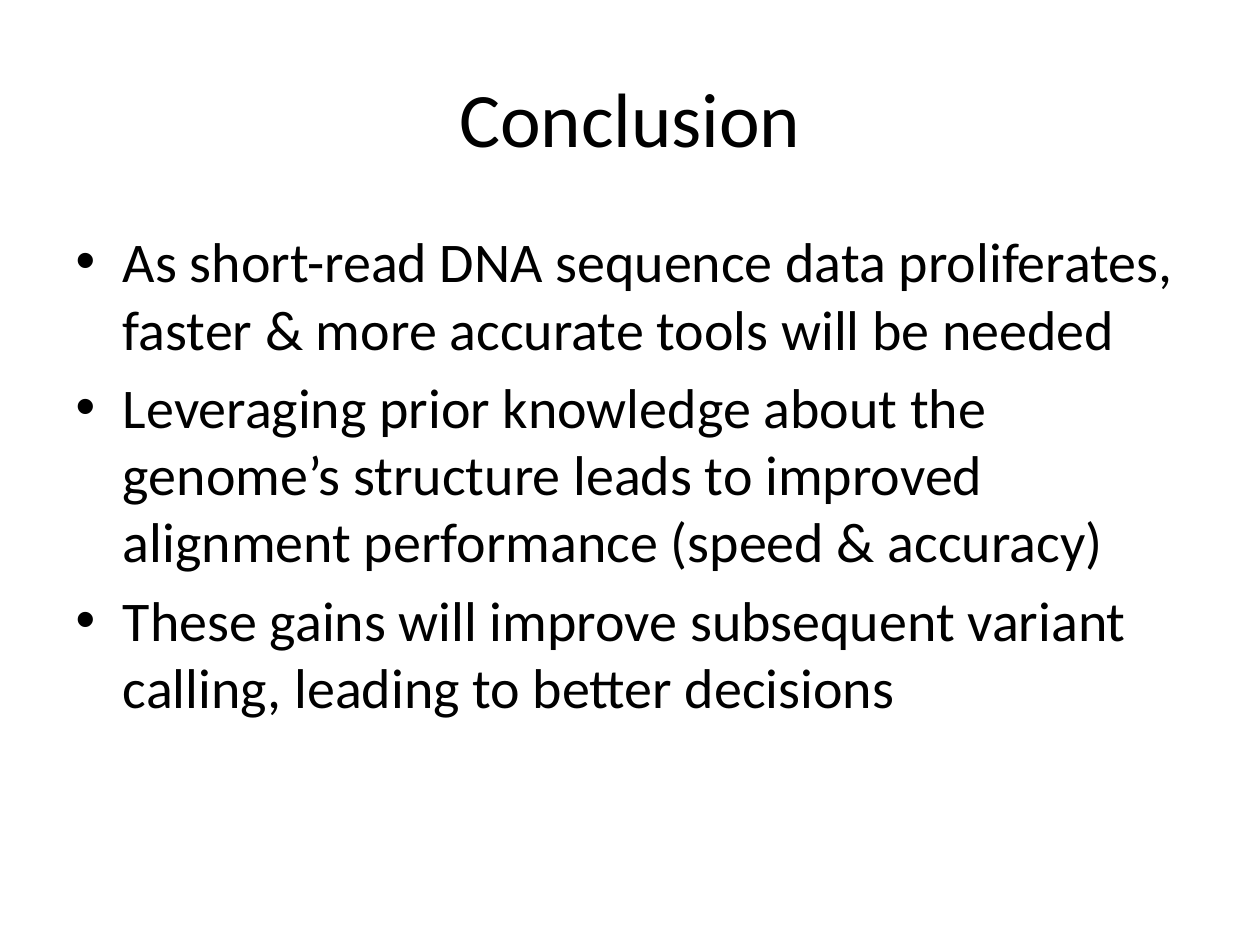
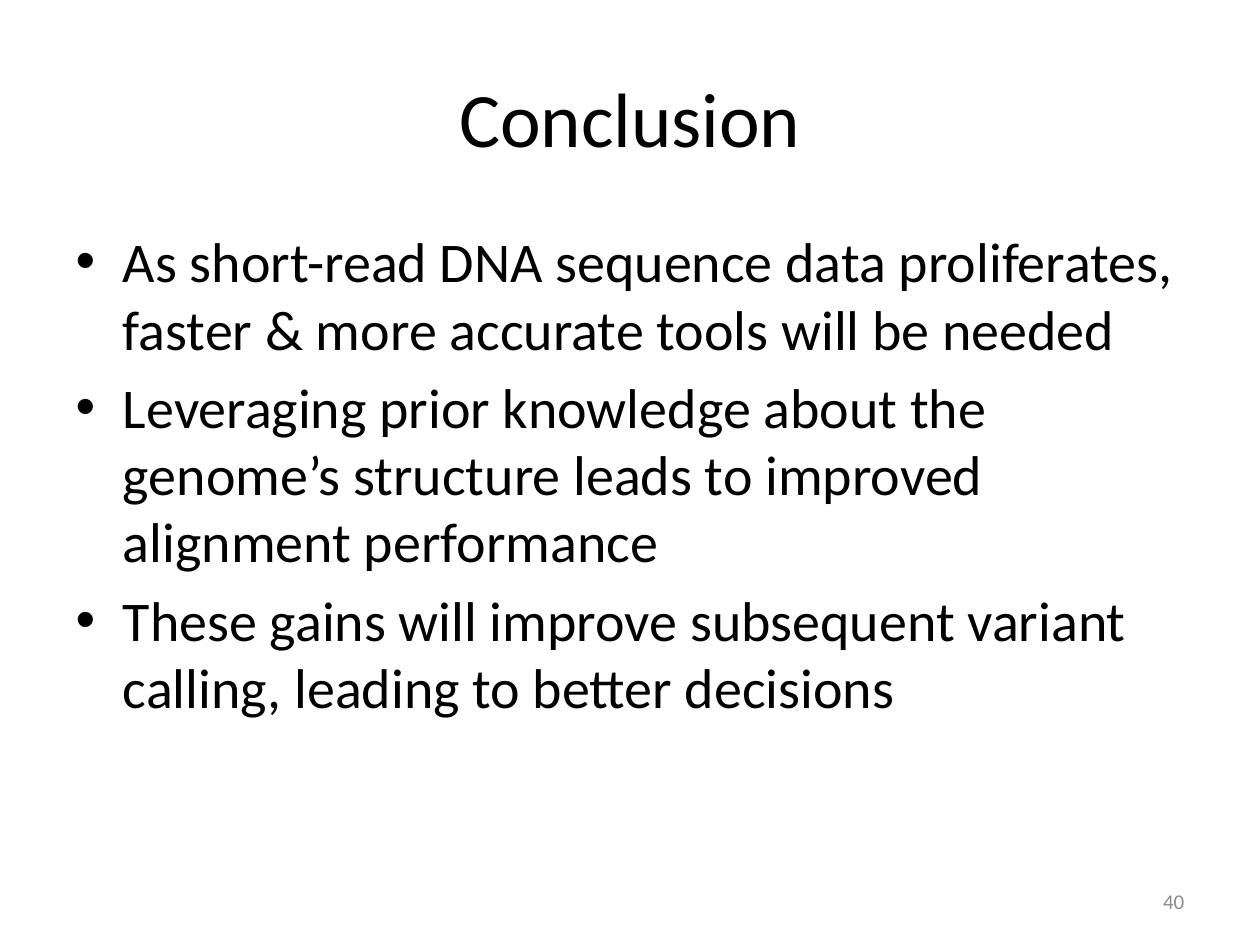
Before and after one commit to kristalcurtis/quals, a slide deck: slide 41 of slides/11.26.12 Quals (v1c).pptx (slide 48 before the commit). Drawn at 1260x945 pixels with LibreOffice and Linux fonts; fonts in the diff are those of the drawing. Boxes give left, top, right and bottom in pixels: in the first picture for what was removed or moved away, otherwise in the second. Text is boxed around its words. In the diff, an @@ line names an element or a change of style, - is before the commit and + after.

```diff
--- a/slides/11.26.12 Quals (v1c).pptx
+++ b/slides/11.26.12 Quals (v1c).pptx
@@ text at (123, 389, 986, 572): text changed @@
-• Leveraging prior knowledge about the genome’s structure leads to improved alignment performance (speed & accuracy)
+• Leveraging prior knowledge about the genome’s structure leads to improved alignment performance
@@ page number added at (1163, 895, 1184, 909), 12 pt, text #8C8C8C @@
+40
```
Also in this commit, not shown: 47 other slides changed, 1 slide added, 5 slides removed, 3 other files.
